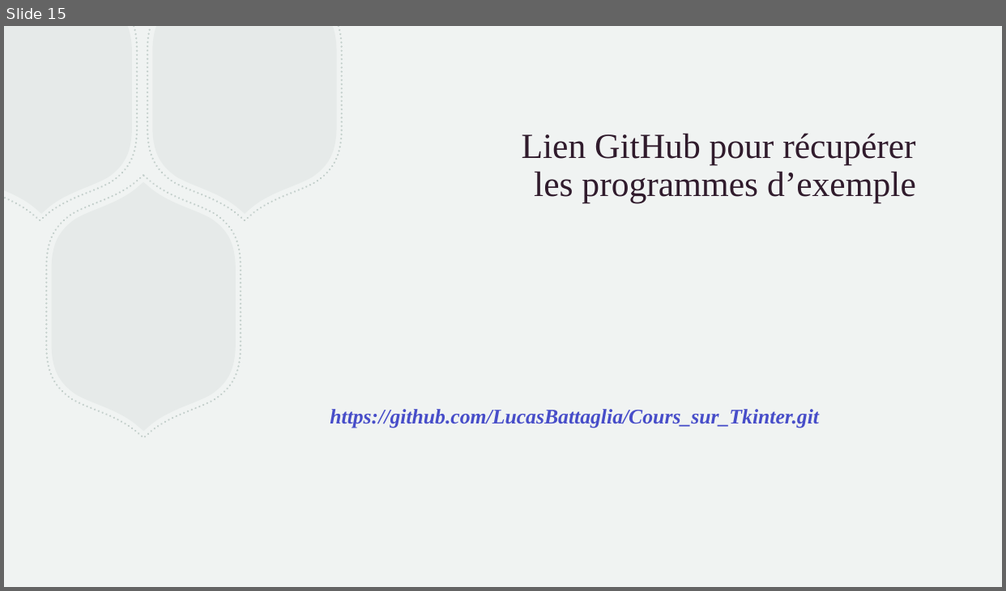
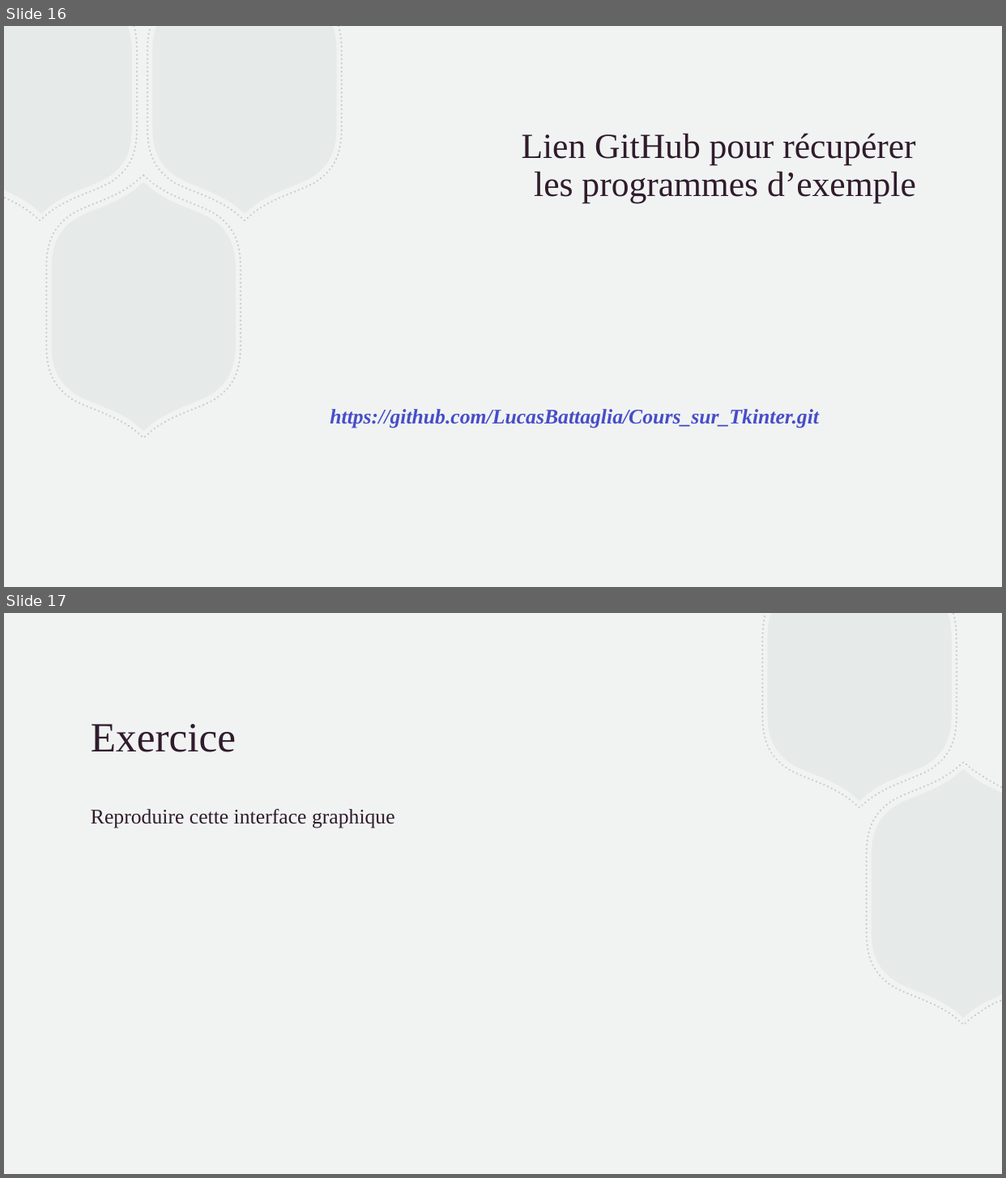
Before and after one commit to LucasBattaglia/Cours_sur_Tkinter, a slide deck: Cours_sur_Tkinter.pptx. Shown one above the other, each under a label of ours: slide 15 before the commit, slides 16 and 17 after it. The pictures are 1006x591 and 1006x1178 pixels, drawn with LibreOffice and Linux fonts; fonts in the diff are those of the drawing. Boxes give left, top, right and bottom in pixels: in the first picture for what was removed or moved away, otherwise in the second. Text is boxed around its words. In the diff, an @@ line names an element or a change of style, - is before the commit and + after.

Commit message:
ajout fonction sup de l'exercice

```diff
--- a/Cours_sur_Tkinter.pptx
+++ b/Cours_sur_Tkinter.pptx
@@ slide 17 added at <box>4,613,1002,1174</box>, background #F0F3F2; not listed: 4 template elements that a slide beside it also shows @@
@@ title added at <box>91,724,236,752</box>, 40 pt, text #301B2C @@
+Exercice
@@ text added at <box>91,809,395,828</box>, 20 pt, text #301B2C @@
+Reproduire cette interface graphique
@@ what was slide 15 is now slide 16 @@
```
Also in this commit, not shown: 1 other slide added, 4 other files.
